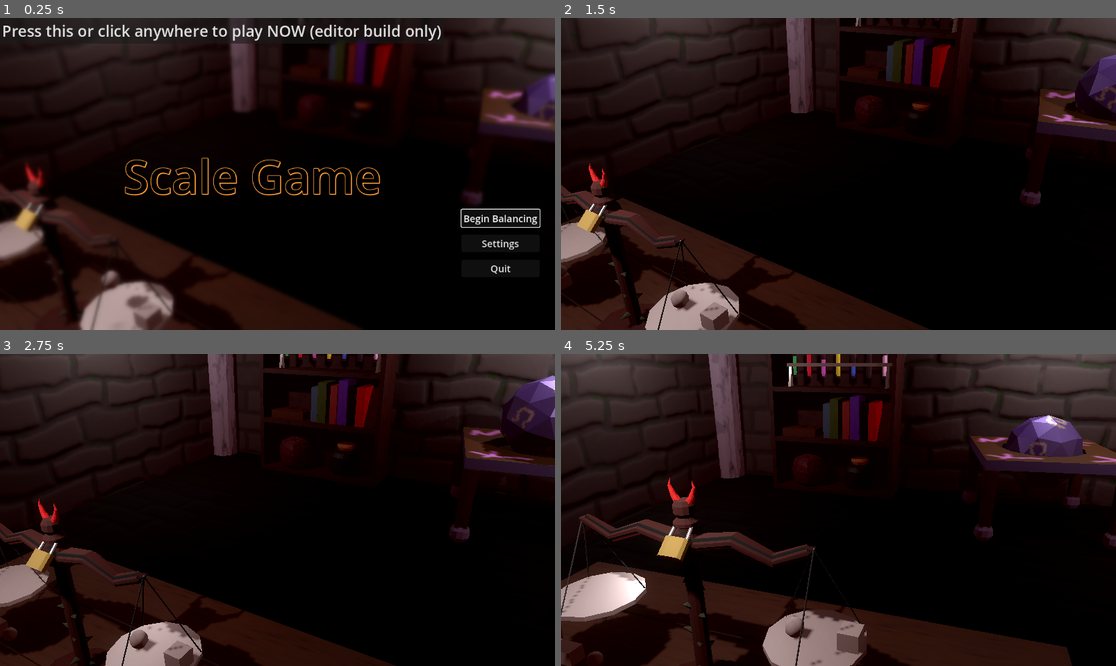
Above: before the commit, frames 1-4 (two rows, left to right).
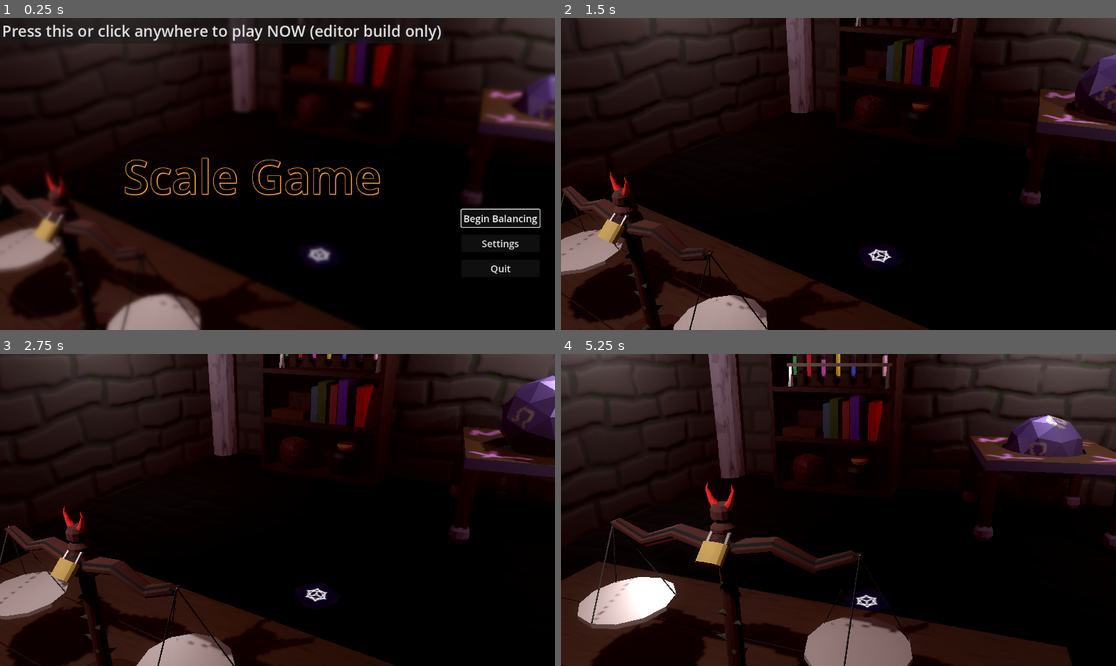
Above: after the commit, the same moments.

Repository: camd67/scale-game
Game: Godot game, scene res://scene/main/main.tscn
Same seed, same stepped clock (60 frames per second), same inputs: the game is played once before the commit and once after it. Sound files missing from this copy of the repository are replaced by a short silence.
Inputs (mouse positions are in pixels of both pictures, inside the frame that each line leads up to):
- Up to frame 1 (0.25 s): no input
- Up to frame 2 (1.5 s): click "Begin Balancing" at 0.5 s; move the mouse to (960, 158) at 1.27 s; click (960, 158) at 1.42 s
- Up to frame 3 (2.75 s): drag from (166, 525) to (249, 572) at 2.02 s
- Up to frame 4 (5.25 s): move the mouse to (894, 441) at 2.77 s; click (894, 441) at 2.92 s; drag from (810, 572) to (672, 463) at 3.52 s; move the mouse to (1005, 556) at 4.27 s; click (1005, 556) at 4.42 s; drag from (672, 463) to (755, 432) at 5.02 s

The runs differ from the first frame. In frame 1, 7.6% of the frame differs, in the area x 0-61%, y 46-100%; in frame 2, 7.8%; in frame 3, 8.4%; in frame 4, 12%, in the area x 0-71%, y 39-100%.

Commit message:
Add spawner and measureable definitions

Diff:
--- a/project.godot
+++ b/project.godot
@@ -60,6 +60,11 @@
 "events": [Object(InputEventKey,"resource_local_to_scene":false,"resource_name":"","device":-1,"window_id":0,"alt_press …(191 unchanged characters)…
 ]
 }
+spawn(debug)={
+"deadzone": 0.5,
+"events": [Object(InputEventKey,"resource_local_to_scene":false,"resource_name":"","device":-1,"window_id":0,"alt_pressed":false,"shift_pressed":false,"ctrl_pressed":false,"meta_pressed":false,"pressed":false,"keycode":0,"physical_keycode":86,"key_label":0,"unicode":118,"location":0,"echo":false,"script":null)
+]
+}
 
 [layer_names]
 
--- a/resources/level_definitions/planets/planets1.tres
+++ b/resources/level_definitions/planets/planets1.tres
@@ -1,12 +1,13 @@
-[gd_resource type="Resource" script_class="LevelDefinition" load_steps=5 format=3 uid="uid://c184kbs4suval"]
+[gd_resource type="Resource" script_class="LevelDefinition" load_steps=6 format=3 uid="uid://c184kbs4suval"]
 
 [ext_resource type="Script" path="res://resources/measureables/measureable.gd" id="1_geffj"]
 [ext_resource type="Script" path="res://resources/level_definitions/level_definition.gd" id="2_yvvvx"]
 [ext_resource type="Resource" uid="uid://cf24gwy5cwkpn" path="res://resources/measureables/planets/mercury.tres" id="2_yyq08"]
+[ext_resource type="Resource" uid="uid://dwd3f6lcx78l4" path="res://resources/measureables/planets/mars.tres" id="3_7s2c2"]
 [ext_resource type="Resource" uid="uid://dxrsv3hauso6u" path="res://resources/measureables/planets/earth.tres" id="3_s7bjo"]
 
 [resource]
 script = ExtResource("2_yvvvx")
 id = "planets1"
-left_side = Array[ExtResource("1_geffj")]([ExtResource("2_yyq08"), ExtResource("2_yyq08"), ExtResource("2_yyq08")])
+left_side = Array[ExtResource("1_geffj")]([ExtResource("2_yyq08"), ExtResource("2_yyq08"), ExtResource("2_yyq08"), ExtResource("3_7s2c2")])
 right_side = Array[ExtResource("1_geffj")]([ExtResource("3_s7bjo")])
--- a/resources/measureables/measureable.gd
+++ b/resources/measureables/measureable.gd
@@ -3,3 +3,5 @@
 
 @export var id: String
 @export var weight: int
+@export var mesh: Mesh
+@export var shape: Shape3D
--- a/resources/measureables/planets/earth.tres
+++ b/resources/measureables/planets/earth.tres
@@ -1,8 +1,21 @@
-[gd_resource type="Resource" script_class="Measureable" load_steps=2 format=3 uid="uid://dxrsv3hauso6u"]
+[gd_resource type="Resource" script_class="Measureable" load_steps=5 format=3 uid="uid://dxrsv3hauso6u"]
 
 [ext_resource type="Script" path="res://resources/measureables/measureable.gd" id="1_diibe"]
+
+[sub_resource type="StandardMaterial3D" id="StandardMaterial3D_mehoe"]
+albedo_color = Color(0.239175, 0.424186, 0.869613, 1)
+
+[sub_resource type="SphereMesh" id="SphereMesh_5u1en"]
+material = SubResource("StandardMaterial3D_mehoe")
+radius = 0.045
+height = 0.09
+
+[sub_resource type="SphereShape3D" id="SphereShape3D_70neq"]
+radius = 0.045
 
 [resource]
 script = ExtResource("1_diibe")
 id = "earth"
 weight = 3
+mesh = SubResource("SphereMesh_5u1en")
+shape = SubResource("SphereShape3D_70neq")
--- a/resources/measureables/planets/mars.tres
+++ b/resources/measureables/planets/mars.tres
@@ -1,8 +1,21 @@
-[gd_resource type="Resource" script_class="Measureable" load_steps=2 format=3 uid="uid://dwd3f6lcx78l4"]
+[gd_resource type="Resource" script_class="Measureable" load_steps=5 format=3 uid="uid://dwd3f6lcx78l4"]
 
 [ext_resource type="Script" path="res://resources/measureables/measureable.gd" id="1_3wci1"]
+
+[sub_resource type="StandardMaterial3D" id="StandardMaterial3D_5flmj"]
+albedo_color = Color(0.705021, 0.177395, 0.185611, 1)
+
+[sub_resource type="SphereMesh" id="SphereMesh_co5x6"]
+material = SubResource("StandardMaterial3D_5flmj")
+radius = 0.035
+height = 0.07
+
+[sub_resource type="SphereShape3D" id="SphereShape3D_jxlrp"]
+radius = 0.035
 
 [resource]
 script = ExtResource("1_3wci1")
 id = "mars"
 weight = 4
+mesh = SubResource("SphereMesh_co5x6")
+shape = SubResource("SphereShape3D_jxlrp")
--- a/resources/measureables/planets/mercury.tres
+++ b/resources/measureables/planets/mercury.tres
@@ -1,8 +1,21 @@
-[gd_resource type="Resource" script_class="Measureable" load_steps=2 format=3 uid="uid://cf24gwy5cwkpn"]
+[gd_resource type="Resource" script_class="Measureable" load_steps=5 format=3 uid="uid://cf24gwy5cwkpn"]
 
 [ext_resource type="Script" path="res://resources/measureables/measureable.gd" id="1_kw4nx"]
+
+[sub_resource type="StandardMaterial3D" id="StandardMaterial3D_ijmpe"]
+albedo_color = Color(0.595471, 0.680647, 0.564642, 1)
+
+[sub_resource type="SphereMesh" id="SphereMesh_qionq"]
+material = SubResource("StandardMaterial3D_ijmpe")
+radius = 0.065
+height = 0.13
+
+[sub_resource type="SphereShape3D" id="SphereShape3D_d4no2"]
+radius = 0.065
 
 [resource]
 script = ExtResource("1_kw4nx")
 id = "mercury"
 weight = 1
+mesh = SubResource("SphereMesh_qionq")
+shape = SubResource("SphereShape3D_d4no2")
--- a/scene/autoload/sound_manager/sound_manager.gd
+++ b/scene/autoload/sound_manager/sound_manager.gd
@@ -34,7 +34,6 @@
 	timer.wait_time = stream.get_length() + 1
 	timer.start()
 
-
 func on_play_open_timeout() -> void:
 	VoiceManager.play_random_start()
 	VoiceManager.start_random_timer()
--- a/scene/flickering_light/flickering_light.gd
+++ b/scene/flickering_light/flickering_light.gd
@@ -1,6 +1,6 @@
 extends OmniLight3D
 
-const MAX_ENERGY_DEVIATION : float = .05
+@export var max_energy_deviation : float = .05
 
 @onready var timer: Timer = %Timer
 
@@ -15,5 +15,5 @@
 
 func on_flicker_timer_timeout() -> void:
 	current_energy_deviation += randf_range(-.1, .1)
-	current_energy_deviation = clampf(current_energy_deviation, -MAX_ENERGY_DEVIATION, MAX_ENERGY_DEVIATION)
+	current_energy_deviation = clampf(current_energy_deviation, -max_energy_deviation, max_energy_deviation)
 	light_energy = base_energy + current_energy_deviation
--- a/scene/level_manager/level_manager.gd
+++ b/scene/level_manager/level_manager.gd
@@ -1,3 +1,11 @@
 extends Node
 
 @export var level_definition: LevelDefinition
+
+
+func _ready() -> void:
+	GameEvents.correct_weight_submitted.connect(on_correct_weight_submitted)
+
+
+func on_correct_weight_submitted() -> void:
+	print("Go to next level")
--- a/scene/main/main.gd
+++ b/scene/main/main.gd
@@ -5,7 +5,7 @@
 @onready var out_of_bounds_checker: Area3D = $TableBoundaries/OutOfBoundsChecker
 @onready var grabber: Grabber = $Grabber
 
-@onready var table_left_spawn_point: Marker3D = $TableLeftSpawnPoint
+@onready var table_left_respawn_point: Marker3D = $TableLeftRespawnPoint
 
 
 func _ready() -> void:
@@ -28,9 +28,9 @@
 
 		# Freeze the body to stop all momentum
 		body.freeze = true
-		body.global_position = table_left_spawn_point.global_position
+		body.global_position = table_left_respawn_point.global_position
 		grabber.drop_item()
 		await get_tree().physics_frame
 		body.freeze = false
 	else:
-		body.global_position = table_left_spawn_point.global_position
+		body.global_position = table_left_respawn_point.global_position
--- a/scene/main/main.tscn
+++ b/scene/main/main.tscn
@@ -11,6 +11,7 @@
 [ext_resource type="PackedScene" uid="uid://d3pwgvo15efba" path="res://scene/draggable_entities/debug_sphere/debug_sphere.tscn" id="4_oldih"]
 [ext_resource type="PackedScene" uid="uid://bhlp8xn50igxa" path="res://scene/flickering_light/flickering_light.tscn" id="5_r3mqi"]
 [ext_resource type="Texture2D" uid="uid://blesrlm3igbkx" path="res://scene/dungeon/fireparticle.png" id="6_xc4fm"]
+[ext_resource type="PackedScene" uid="uid://dt1b4n121yfn5" path="res://scene/measureable_spawner/measureable_spawner.tscn" id="12_ysa5h"]
 
 [sub_resource type="Environment" id="Environment_mpf7k"]
 ambient_light_source = 3
@@ -135,6 +136,10 @@
 [node name="WeightComparer" parent="." node_paths=PackedStringArray("scale") instance=ExtResource("3_fkc30")]
 scale = NodePath("../Scale")
 
+[node name="MeasureableSpawner" parent="." node_paths=PackedStringArray("left_spawn_location", "right_spawn_location") instance=ExtResource("12_ysa5h")]
+left_spawn_location = NodePath("../TableLeftSpawnPoint")
+right_spawn_location = NodePath("../TableRightSpawnPoint")
+
 [node name="MainMenu" parent="." instance=ExtResource("1_x18xv")]
 
 [node name="Grabber" parent="." node_paths=PackedStringArray("camera") instance=ExtResource("2_ygo0o")]
@@ -145,7 +150,7 @@
 max_drag_distance = 0.3
 
 [node name="Scale" parent="." instance=ExtResource("1_ceiqc")]
-transform = Transform3D(1, 0, 0, 0, 1, 0, 0, 0, 1, 0.00339153, 0.76768, 1.82433)
+transform = Transform3D(1, 0, 0, 0, 1, 0, 0, 0, 1, 0.107428, 0.76842, 1.82433)
 
 [node name="WorldEnvironment" type="WorldEnvironment" parent="."]
 environment = SubResource("Environment_mpf7k")
@@ -158,7 +163,7 @@
 }
 
 [node name="MainCamera" type="Camera3D" parent="."]
-transform = Transform3D(0.834009, -0.231879, 0.50066, 0.000227156, 0.907547, 0.419949, -0.55175, -0.350127, 0.756956, 1.1782, 1.88322, 2.35099)
+transform = Transform3D(0.834008, -0.231879, 0.50066, 0.000227156, 0.907547, 0.419949, -0.551749, -0.350127, 0.756956, 1.1782, 1.88322, 2.35099)
 current = true
 fov = 40.6
 
@@ -178,6 +183,7 @@
 transform = Transform3D(1, 0, 0, 0, 1, 0, 0, 0, 1, -0.0521996, 1.68438, 2.0921)
 light_energy = 0.262
 shadow_bias = 0.02
+max_energy_deviation = 0.02
 
 [node name="FlickeringLight2" parent="Lights" instance=ExtResource("5_r3mqi")]
 transform = Transform3D(1, 0, 0, 0, 1, 0, 0, 0, 1, 2.66972, 2.43806, -0.765376)
@@ -234,11 +240,11 @@
 monitorable = false
 
 [node name="CollisionShape3D" type="CollisionShape3D" parent="TableBoundaries/OutOfBoundsChecker"]
-transform = Transform3D(1, 0, 0, 0, 1, 0, 0, 0, 1, -0.00201416, -0.116425, 0)
+transform = Transform3D(1, 0, 0, 0, 1, 0, 0, 0, 1, -0.00201416, 0.0654683, 0)
 shape = SubResource("BoxShape3D_b3caf")
 
 [node name="DEBUG Test Objects" type="Node3D" parent="."]
-transform = Transform3D(1, 0, 0, 0, 1, 0, 0, 0, 1, 0, 0.856, 1.82476)
+transform = Transform3D(1, 0, 0, 0, 1, 0, 0, 0, 1, -1.71858, 0.856, 1.82476)
 
 [node name="Grabbable" parent="DEBUG Test Objects" instance=ExtResource("3_ohibm")]
 transform = Transform3D(1, 0, 0, 0, 1, 0, 0, 0, 1, -0.626641, 0.101365, 1.19209e-07)
@@ -262,7 +268,7 @@
 max_contacts_reported = 0
 
 [node name="Grabbable4" parent="DEBUG Test Objects" instance=ExtResource("3_ohibm")]
-transform = Transform3D(1, 0, 0, 0, 1, 0, 0, 0, 1, -0.584516, 0.282969, -0.00727856)
+transform = Transform3D(1, 0, 0, 0, 1, 0, 0, 0, 1, -0.585, 0.283, 0)
 can_sleep = false
 max_contacts_reported = 0
 
@@ -277,5 +283,11 @@
 max_contacts_reported = 0
 is_player_grabbable = false
 
+[node name="TableLeftRespawnPoint" type="Marker3D" parent="."]
+transform = Transform3D(1, 0, 0, 0, 1, 0, 0, 0, 1, -0.597074, 1.93556, 1.8189)
+
 [node name="TableLeftSpawnPoint" type="Marker3D" parent="."]
-transform = Transform3D(1, 0, 0, 0, 1, 0, 0, 0, 1, -0.597074, 1.93556, 1.8189)
+transform = Transform3D(1, 0, 0, 0, 1, 0, 0, 0, 1, -0.570088, 1.07004, 1.82476)
+
+[node name="TableRightSpawnPoint" type="Marker3D" parent="."]
+transform = Transform3D(1, 0, 0, 0, 1, 0, 0, 0, 1, 0.480778, 1.15936, 1.82476)
--- /dev/null
+++ b/scene/measureable_spawner/MagicSeal.tres
@@ -0,0 +1,12 @@
+[gd_resource type="StandardMaterial3D" load_steps=2 format=3 uid="uid://c0wmgjhnvnajt"]
+
+[ext_resource type="Texture2D" uid="uid://4j5d767l2s1s" path="res://scene/measureable_spawner/SummoningPortal_MagicSeal.png" id="1_xpa6x"]
+
+[resource]
+resource_name = "MagicSeal"
+transparency = 4
+cull_mode = 2
+albedo_texture = ExtResource("1_xpa6x")
+roughness = 0.5
+emission_enabled = true
+emission = Color(0.986752, 0.986752, 0.986752, 1)
--- /dev/null
+++ b/scene/measureable_spawner/cosmoscombined.tres
@@ -0,0 +1,10 @@
+[gd_resource type="StandardMaterial3D" load_steps=2 format=3 uid="uid://chlx3ormi7sya"]
+
+[ext_resource type="Texture2D" uid="uid://do6s6jbdd6bje" path="res://scene/measureable_spawner/SummoningPortal_SummoningCosmos.png" id="1_p5agf"]
+
+[resource]
+resource_name = "cosmoscombined"
+transparency = 1
+cull_mode = 2
+albedo_texture = ExtResource("1_p5agf")
+roughness = 0.5
--- /dev/null
+++ b/scene/measureable_spawner/measureable_spawner.gd
@@ -0,0 +1,101 @@
+extends Node3D
+
+@export var level_definition: LevelDefinition
+@export var left_spawn_location: Node3D
+@export var right_spawn_location: Node3D
+
+@export var left_spawn_spread: float
+
+const right_spawn_offset := 0.075
+
+static var grabbable_scene: PackedScene = preload("res://scene/grabbable/grabbable.tscn")
+static var weighable_scene: PackedScene = preload("res://scene/weighable/weighable.tscn")
+
+
+func _process(delta: float) -> void:
+	if OS.has_feature("editor"):
+		if Input.is_action_just_pressed("spawn(debug)"):
+			spawn()
+
+
+func spawn() -> void:
+	var left_side_objects := level_definition.left_side
+	var right_side_objects := level_definition.right_side
+
+	var spawning_portal := $SummoningPortalLiving as Node3D
+
+	# Right side spawning
+	spawning_portal.global_position = right_spawn_location.global_position + (Vector3.UP * .1)
+	await get_tree().create_timer(.25).timeout
+
+	var i := 1
+	for object in right_side_objects:
+		#spawn_measurable_at_location(object, right_spawn_location.global_position)
+		spawn_measurable_at_right_location(object, i)
+		i += 1
+
+	await get_tree().create_timer(1).timeout
+	spawning_portal.visible = false
+	await get_tree().create_timer(1).timeout
+
+	# Left side spawning
+	spawning_portal.global_position = left_spawn_location.global_position + (Vector3.UP * .1)
+	spawning_portal.visible = true
+	await get_tree().create_timer(.25).timeout
+
+	for object in left_side_objects:
+		spawn_measurable_at_left_location(object)
+		await get_tree().create_timer(.25).timeout
+
+
+func spawn_measurable_at_right_location(measureable: Measureable, order: int) -> void:
+	var grabbable := create_grabbable_for_measureable(measureable)
+	var spawn_deviation := get_right_side_spawn_deviation(order)
+	var spawn_location := right_spawn_location.global_position + Vector3.RIGHT * spawn_deviation
+	spawn_grabbable_at_location(grabbable, spawn_location)
+
+
+func get_right_side_spawn_deviation(order: int) -> float:
+	if level_definition.right_side.size() == 1:
+		return 0
+
+	if order == 1:
+		return -right_spawn_offset
+	return right_spawn_offset
+
+
+func spawn_measurable_at_left_location(measureable: Measureable) -> void:
+	var grabbable := create_grabbable_for_measureable(measureable)
+	var spawn_location := left_spawn_location.global_position + (Vector3.RIGHT * randf_range(-left_spawn_spread, left_spawn_spread))
+	spawn_grabbable_at_location(grabbable, spawn_location)
+
+
+func spawn_grabbable_at_location(grabbable: Grabbable, location: Vector3) -> void:
+	get_tree().root.add_child(grabbable)
+	grabbable.global_position = location
+
+
+func create_grabbable_for_measureable(measureable: Measureable) -> Grabbable:
+	var grabbable : Grabbable = grabbable_scene.instantiate() as Grabbable
+	add_collision_shape_child(grabbable, measureable.shape)
+	add_mesh_child(grabbable, measureable.mesh)
+	add_weighable_child(grabbable, measureable.weight)
+	return grabbable
+
+
+func add_collision_shape_child(parent: Node, shape: Shape3D) -> void:
+	var collision_shape_3d := CollisionShape3D.new()
+	collision_shape_3d.shape = shape
+	parent.add_child(collision_shape_3d)
+
+
+func add_mesh_child(parent: Node, mesh: Mesh) -> void:
+	var mesh_instance_3d := MeshInstance3D.new()
+	mesh_instance_3d.mesh = mesh
+	parent.add_child(mesh_instance_3d)
+
+
+func add_weighable_child(parent: Node, weight: int) -> void:
+	var weighable_instance := weighable_scene.instantiate() as Weighable
+	weighable_instance.weight = weight
+	parent.add_child(weighable_instance)
--- /dev/null
+++ b/scene/measureable_spawner/measureable_spawner.tscn
@@ -0,0 +1,56 @@
+[gd_scene load_steps=7 format=3 uid="uid://dt1b4n121yfn5"]
+
+[ext_resource type="Script" path="res://scene/measureable_spawner/measureable_spawner.gd" id="1_2gq2r"]
+[ext_resource type="Resource" uid="uid://c184kbs4suval" path="res://resources/level_definitions/planets/planets1.tres" id="2_ka5w3"]
+[ext_resource type="PackedScene" uid="uid://cdhb1lr6rcrxl" path="res://scene/measureable_spawner/summoning_portal_living.tscn" id="3_6je63"]
+
+[sub_resource type="Animation" id="Animation_ht153"]
+resource_name = "rotate_portal"
+length = 5.0
+loop_mode = 1
+tracks/0/type = "value"
+tracks/0/imported = false
+tracks/0/enabled = true
+tracks/0/path = NodePath("SummoningPortalLiving:rotation")
+tracks/0/interp = 1
+tracks/0/loop_wrap = true
+tracks/0/keys = {
+"times": PackedFloat32Array(0, 5),
+"transitions": PackedFloat32Array(1, 1),
+"update": 0,
+"values": [Vector3(0, 0, 0), Vector3(0, 6.28319, 0)]
+}
+
+[sub_resource type="Animation" id="Animation_mw4lc"]
+length = 0.001
+tracks/0/type = "value"
+tracks/0/imported = false
+tracks/0/enabled = true
+tracks/0/path = NodePath("SummoningPortalLiving:rotation")
+tracks/0/interp = 1
+tracks/0/loop_wrap = true
+tracks/0/keys = {
+"times": PackedFloat32Array(0),
+"transitions": PackedFloat32Array(1),
+"update": 0,
+"values": [Vector3(0, 0, 0)]
+}
+
+[sub_resource type="AnimationLibrary" id="AnimationLibrary_c17si"]
+_data = {
+"RESET": SubResource("Animation_mw4lc"),
+"rotate_portal": SubResource("Animation_ht153")
+}
+
+[node name="MeasureableSpawner" type="Node3D"]
+script = ExtResource("1_2gq2r")
+level_definition = ExtResource("2_ka5w3")
+left_spawn_spread = 0.05
+
+[node name="AnimationPlayer" type="AnimationPlayer" parent="."]
+libraries = {
+"": SubResource("AnimationLibrary_c17si")
+}
+autoplay = "rotate_portal"
+
+[node name="SummoningPortalLiving" parent="." instance=ExtResource("3_6je63")]
--- /dev/null
+++ b/scene/measureable_spawner/summoning_portal.tscn
@@ -0,0 +1,5 @@
+[gd_scene load_steps=2 format=3 uid="uid://kumj5hieochl"]
+
+[ext_resource type="PackedScene" uid="uid://cqo27eap562gq" path="res://scene/measureable_spawner/SummoningPortal.glb" id="1_xywdv"]
+
+[node name="SummoningPortal" instance=ExtResource("1_xywdv")]
--- /dev/null
+++ b/scene/measureable_spawner/summoning_portal_living.tscn
@@ -0,0 +1,7 @@
+[gd_scene load_steps=2 format=3 uid="uid://cdhb1lr6rcrxl"]
+
+[ext_resource type="PackedScene" uid="uid://kumj5hieochl" path="res://scene/measureable_spawner/summoning_portal.tscn" id="1_askpv"]
+
+[node name="SummoningPortalLiving" type="Node3D"]
+
+[node name="SummoningPortal" parent="." instance=ExtResource("1_askpv")]
--- a/scene/scale/scale.tscn
+++ b/scene/scale/scale.tscn
@@ -641,6 +641,7 @@
 shape = SubResource("CylinderShape3D_wpsow")
 
 [node name="MiddleBlocker" type="StaticBody3D" parent="."]
+input_ray_pickable = false
 
 [node name="CollisionShape3D" type="CollisionShape3D" parent="MiddleBlocker"]
 transform = Transform3D(1, 0, 0, 0, 1, 0, 0, 0, 1, 0.0627649, 0.678275, 0)
Not shown: 1 places in scene/main/main.tscn that only renumber resources
Binary file added: scene/measureable_spawner/SummoningPortal.glb
Not shown, added: scene/measureable_spawner/SummoningPortal.glb.import
Binary file added: scene/measureable_spawner/SummoningPortal_MagicSeal.png
Not shown, added: scene/measureable_spawner/SummoningPortal_MagicSeal.png.import
Binary file added: scene/measureable_spawner/SummoningPortal_SummoningCosmos.png
Not shown, added: scene/measureable_spawner/SummoningPortal_SummoningCosmos.png.import
